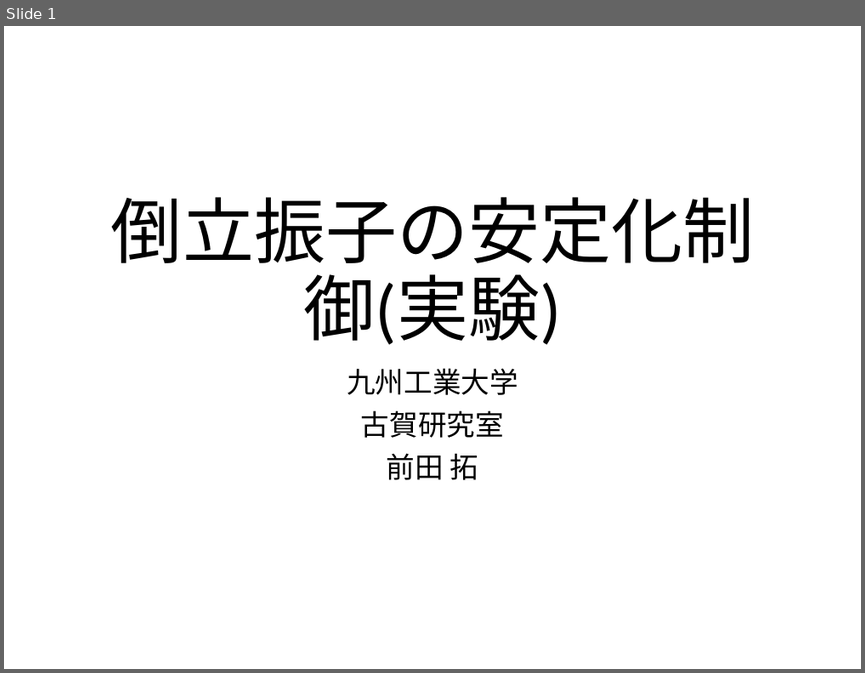
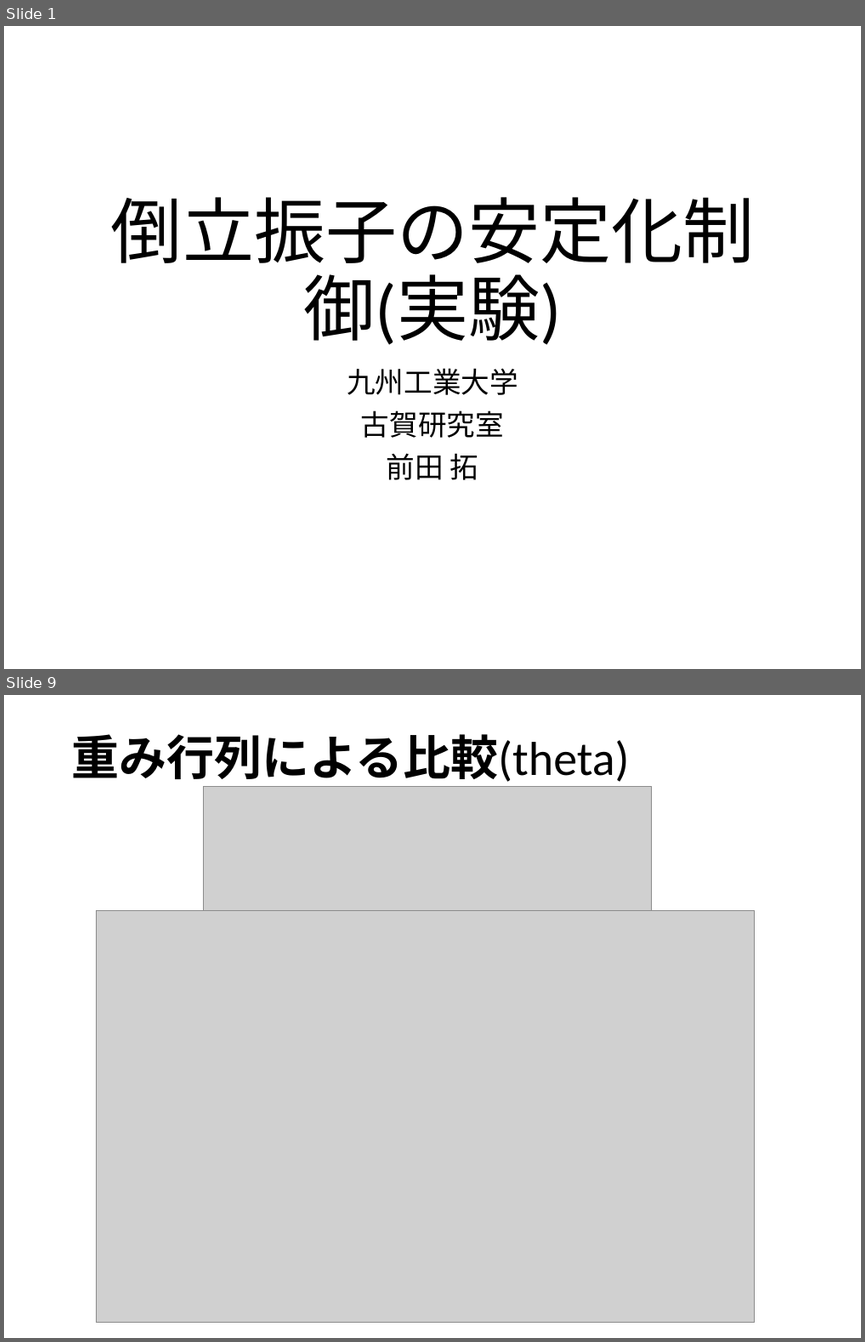
Before and after one commit to arabian9ts/Pendulum, a slide deck: presentation/pendulum_experiment.pptx. Shown one above the other, each under a label of ours: slide 1 before the commit, slides 1 and 9 after it; the slides between them are not shown. The pictures are 865x673 and 865x1342 pixels, drawn with LibreOffice and Linux fonts; fonts in the diff are those of the drawing; grey boxes stand for pictures. Boxes give left, top, right and bottom in pixels: in the first picture for what was removed or moved away, otherwise in the second. Text is boxed around its words. In the diff, an @@ line names an element or a change of style, - is before the commit and + after.

```diff
--- a/presentation/pendulum_experiment.pptx
+++ b/presentation/pendulum_experiment.pptx
@@ slide 9 added at (4,695,861,1338), background #FFFFFF @@
@@ title added at (71,734,629,788), 40 pt, text #000000, bold @@
+重み行列による比較(theta)
@@ picture added at (204,787,652,915) @@
@@ picture added at (96,911,755,1322) @@
```
Also in this commit, not shown: 2 slides changed, 6 other slides added, 5 slides removed.
